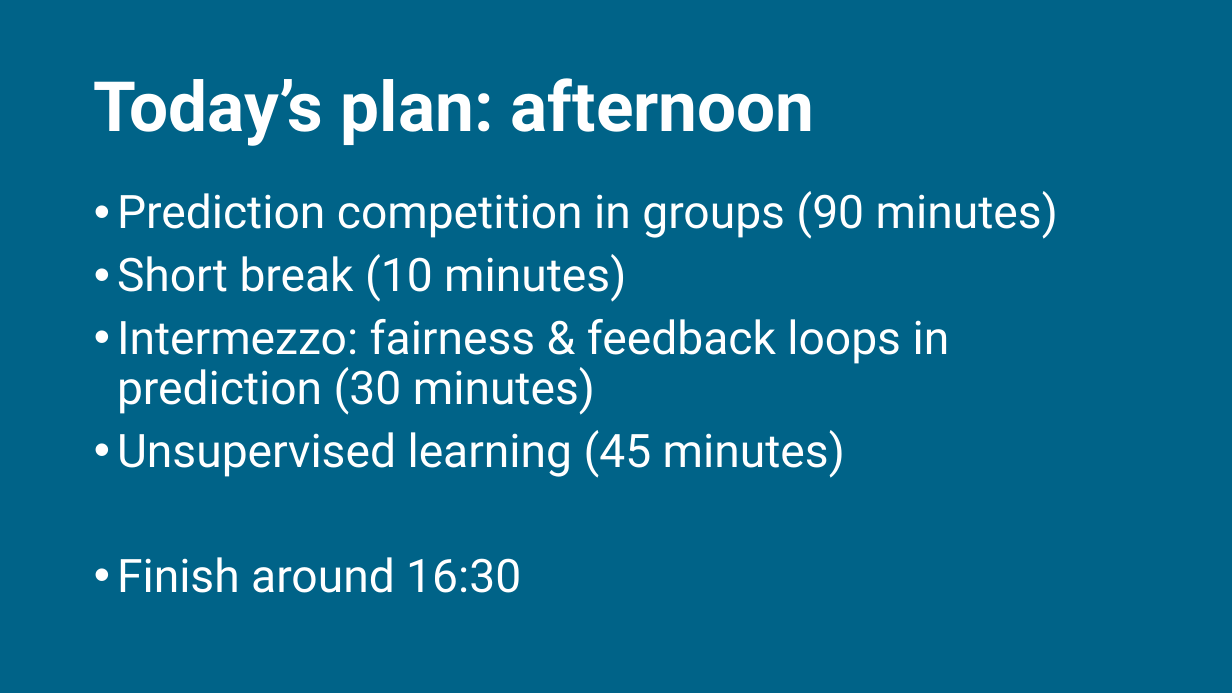
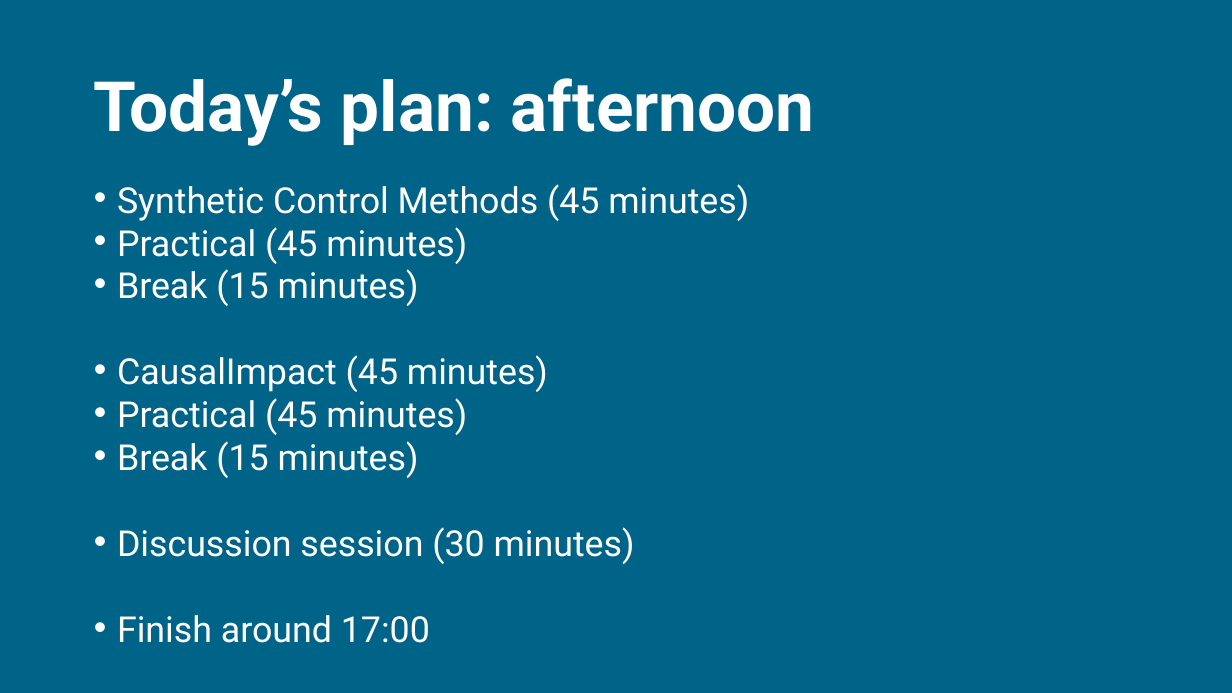
Before and after one commit to sodascience/workshop_causal_impact_assessment, a slide deck: slide 6 of lectures/01_introduction/intro_1.pptx (slide 5 before the commit). Drawn at 1232x693 pixels with LibreOffice and Linux fonts; fonts in the diff are those of the drawing. Boxes give left, top, right and bottom in pixels: in the first picture for what was removed or moved away, otherwise in the second. Text is boxed around its words. In the diff, an @@ line names an element or a change of style, - is before the commit and + after.

```diff
--- a/lectures/01_introduction/intro_1.pptx
+++ b/lectures/01_introduction/intro_1.pptx
@@ text at (117,184,749,643): text changed; size 36 to 27.9 pt @@
-• Prediction competition in groups (90 minutes)
-• Short break (10 minutes)
-• Intermezzo: fairness & feedback loops in prediction (30 minutes)
-• Unsupervised learning (45 minutes)
-• Finish around 16:30
+• Synthetic Control Methods (45 minutes)
+• Practical (45 minutes)
+• Break (15 minutes)
+• CausalImpact (45 minutes)
+• Practical (45 minutes)
+• Break (15 minutes)
+• Discussion session (30 minutes)
+• Finish around 17:00
```
Also in this commit, not shown: 4 other slides changed, 32 slides added, 4 slides removed, 4 other files.
